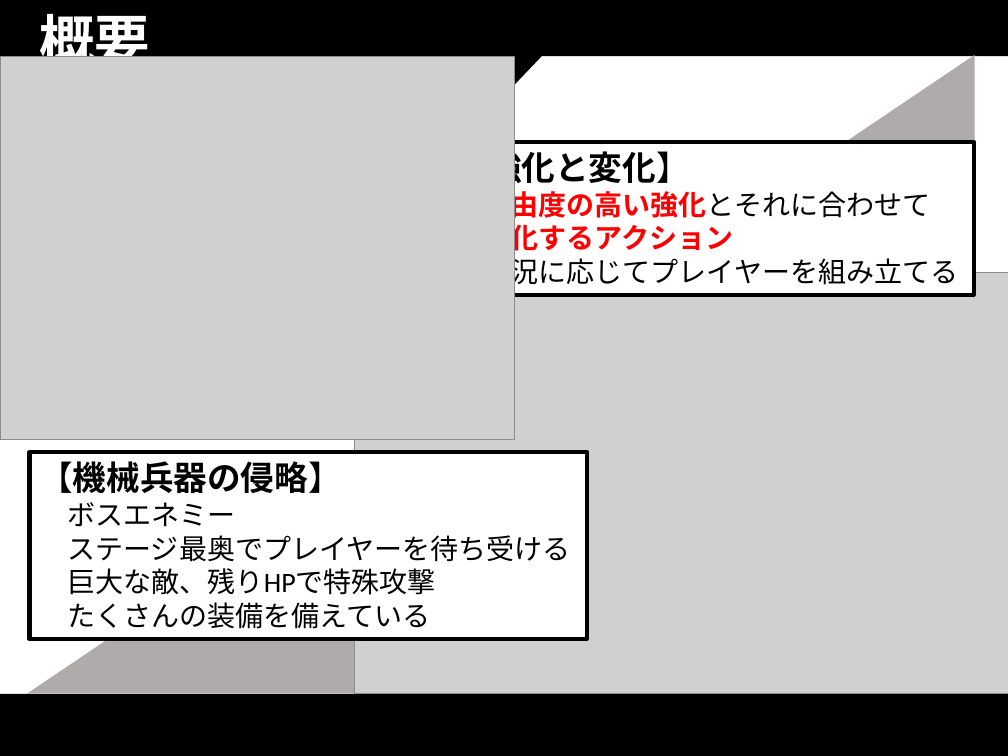
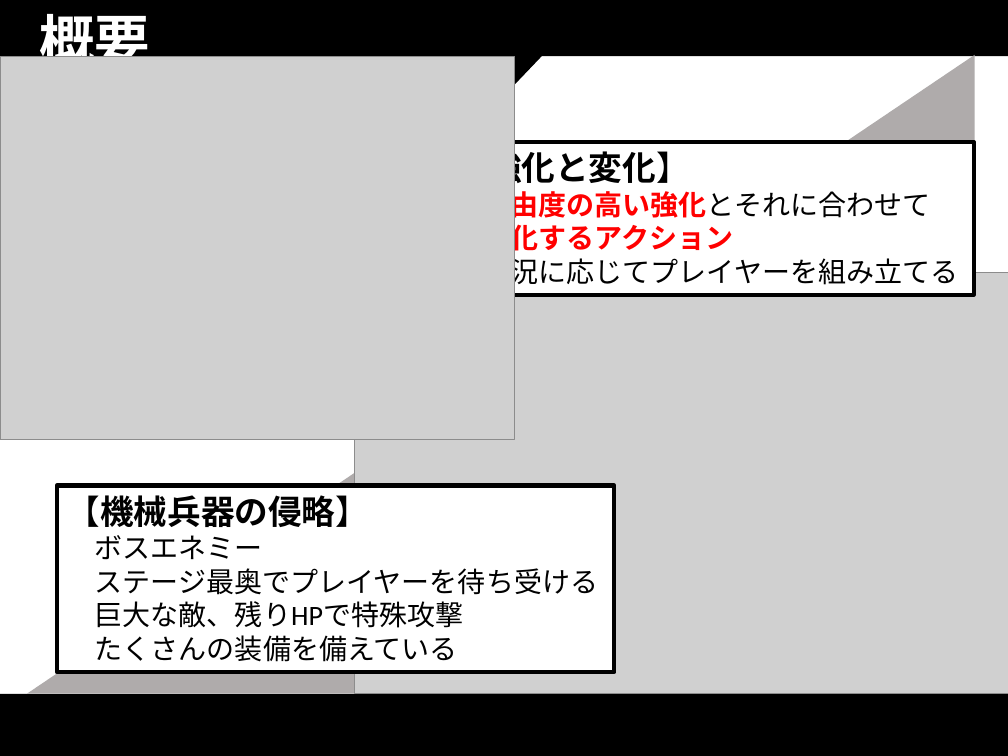
Before and after one commit to thi-bow/2017Team05, a slide deck: slide 3 of 企画/企画書/PurgeVer2.pptx. Drawn at 1008x756 pixels with LibreOffice and Linux fonts; fonts in the diff are those of the drawing; grey boxes stand for pictures. Boxes give left, top, right and bottom in pixels: in the first picture for what was removed or moved away, otherwise in the second. Text is boxed around its words. In the diff, an @@ line names an element or a change of style, - is before the commit and + after.

```diff
--- a/企画/企画書/PurgeVer2.pptx
+++ b/企画/企画書/PurgeVer2.pptx
@@ rectangle "【機械兵器の侵略】": place and size @@
-rectangle "【機械兵器の侵略】" at [29,453,587,639]
+rectangle "【機械兵器の侵略】" at [56,486,614,672]
```
Also in this commit, not shown: 1 other slide changed, 2 slides added, 3 slides removed, 4 other files.
